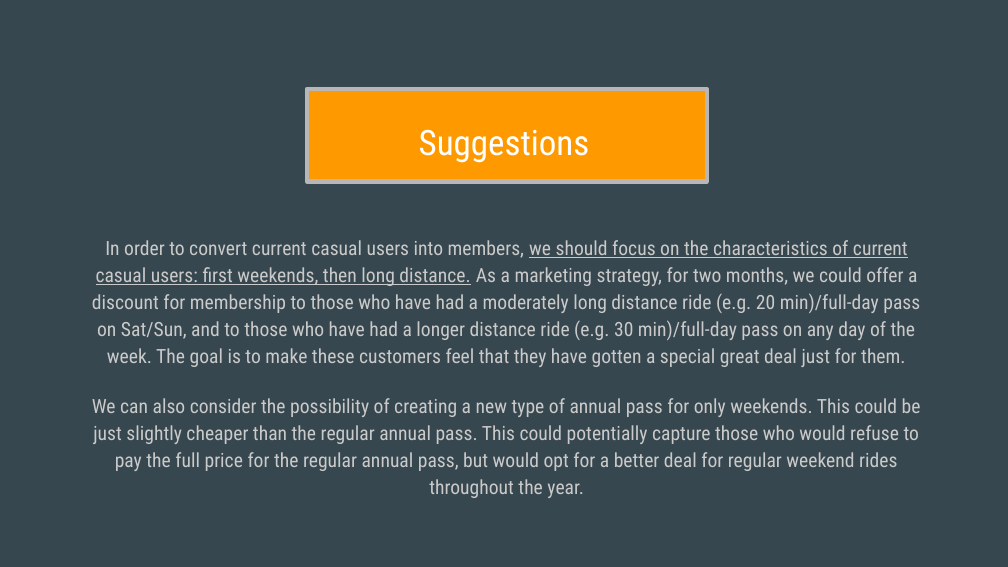
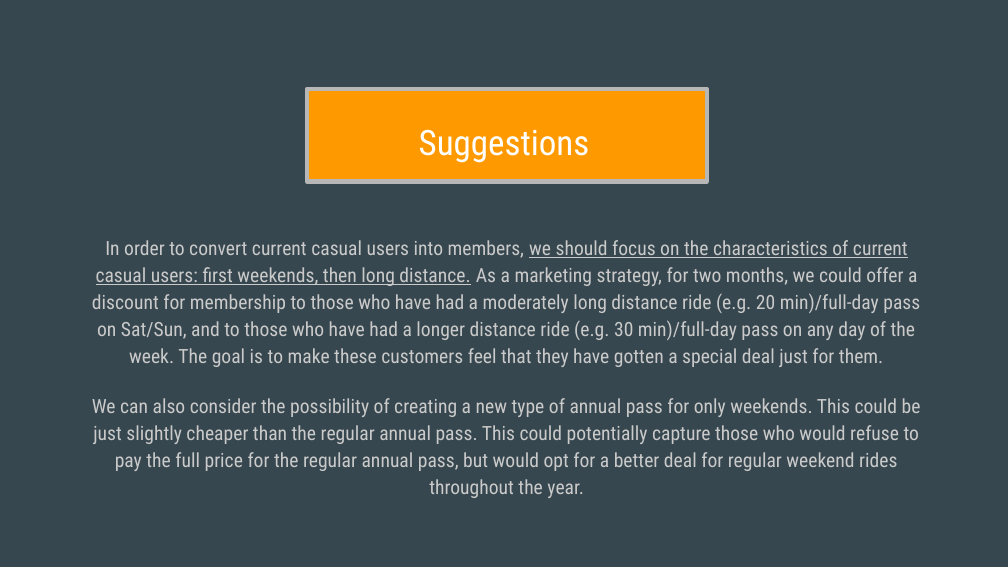
Before and after one commit to Takekuro/Cyclistic, a slide deck: slide 18 of Slides/2021_11_Cyclistic_Analysis_Members_Casual.pptx (slide 17 before the commit). Drawn at 1008x567 pixels with LibreOffice and Linux fonts; fonts in the diff are those of the drawing. Boxes give left, top, right and bottom in pixels: in the first picture for what was removed or moved away, otherwise in the second. Text is boxed around its words. In the diff, an @@ line names an element or a change of style, - is before the commit and + after.

```diff
--- a/Slides/2021_11_Cyclistic_Analysis_Members_Casual.pptx
+++ b/Slides/2021_11_Cyclistic_Analysis_Members_Casual.pptx
@@ title at (92, 240, 920, 367): text changed @@
-In order to convert current casual users into members, we should focus on the characteristics of current casual users: first weekends, then long distance. As a marketing strategy, for two months, we could offer a discount for membership to those who have had a moderately long distance ride (e.g. 20 min)/full-day pass on Sat/Sun, and to those who have had a longer distance ride (e.g. 30 min)/full-day pass on any day of the week. The goal is to make these customers feel that they have gotten a special great deal just for them.
+In order to convert current casual users into members, we should focus on the characteristics of current casual users: first weekends, then long distance. As a marketing strategy, for two months, we could offer a discount for membership to those who have had a moderately long distance ride (e.g. 20 min)/full-day pass on Sat/Sun, and to those who have had a longer distance ride (e.g. 30 min)/full-day pass on any day of the week. The goal is to make these customers feel that they have gotten a special deal just for them.
```
Also in this commit, not shown: 10 other slides changed, 1 slide added, 1 slide removed.
